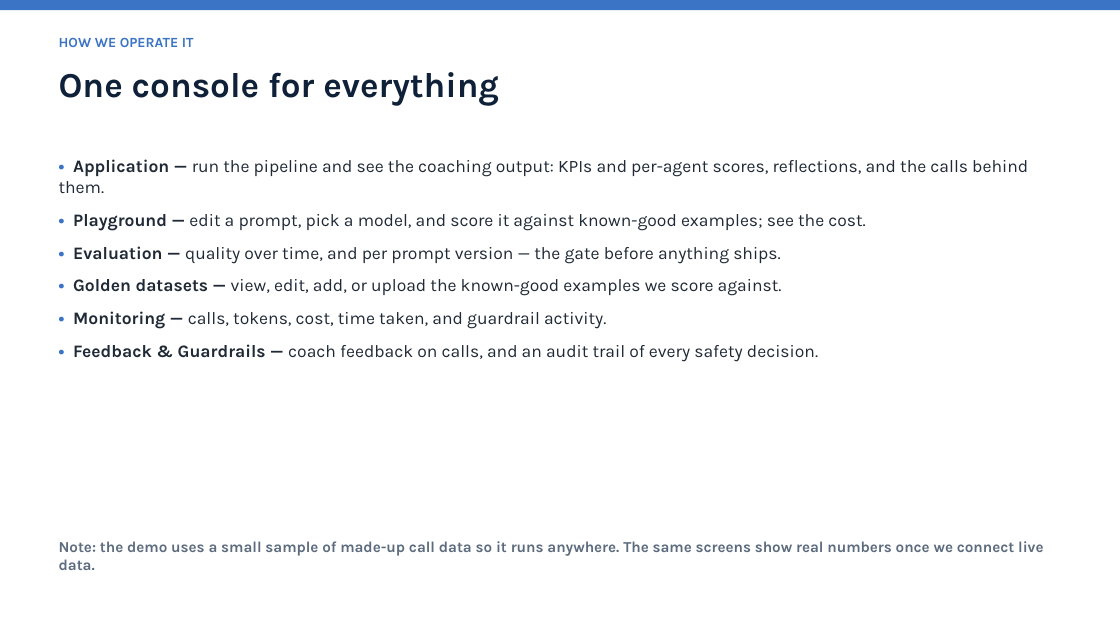
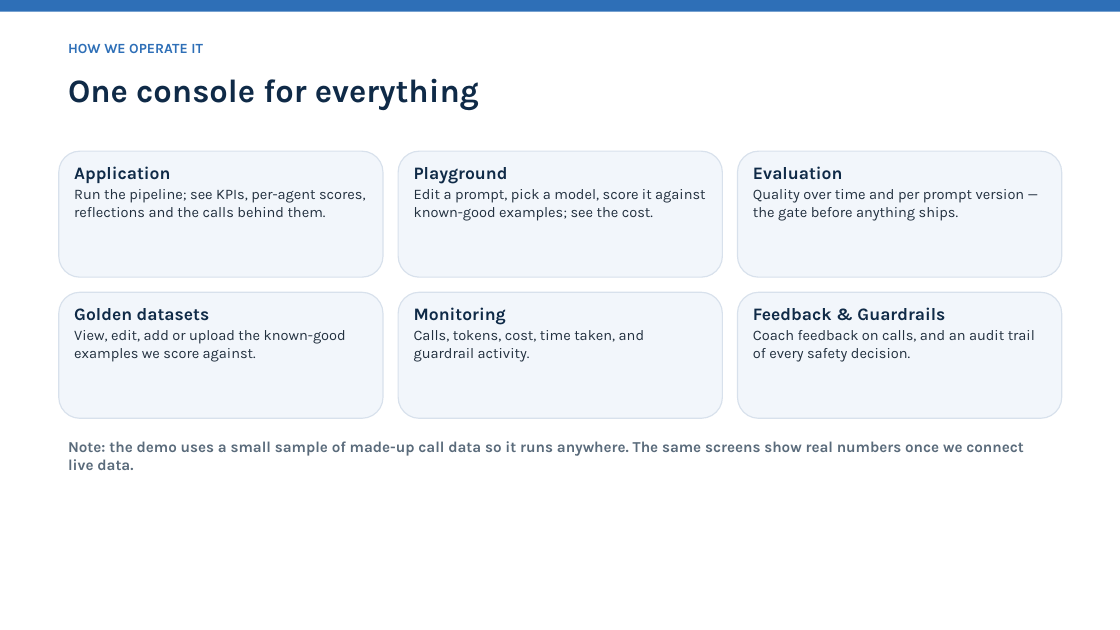
Before and after one commit to shyamanugu/LLMOps, a slide deck: slide 9 of usecases/ai_pipeline 2/deck/AI_Pipeline_LLMOps.pptx (slide 7 before the commit). Drawn at 1120x630 pixels with LibreOffice and Linux fonts; fonts in the diff are those of the drawing. Boxes give left, top, right and bottom in pixels: in the first picture for what was removed or moved away, otherwise in the second. Text is boxed around its words. In the diff, an @@ line names an element or a change of style, - is before the commit and + after.

```diff
--- a/usecases/ai_pipeline 2/deck/AI_Pipeline_LLMOps.pptx
+++ b/usecases/ai_pipeline 2/deck/AI_Pipeline_LLMOps.pptx
@@ rectangle at [0, 0, 1120, 12]: fill #3B74C4 to #2E6FB7 @@
@@ text "HOW WE OPERATE IT": place and size @@
-text "HOW WE OPERATE IT" at [59, 37, 194, 47]
+text "HOW WE OPERATE IT" at [68, 43, 203, 53]
@@ text "HOW WE OPERATE IT" at [68, 43, 203, 53]: text colour #3B74C4 to #2E6FB7 @@
@@ text "One console for everything": place and size @@
-text "One console for everything" at [59, 72, 499, 106]
+text "One console for everything" at [68, 78, 479, 110]
@@ text "One console for everything" at [68, 78, 479, 110]: size 30 to 28 pt, text colour #0F2138 to #0F2A47 @@
@@ text removed at [59, 159, 1028, 362] @@
-• Application — run the pipeline and see the coaching output: KPIs and per-agent scores, reflections, and the calls behind them.
-• Playground — edit a prompt, pick a model, and score it against known-good examples; see the cost.
-• Evaluation — quality over time, and per prompt version — the gate before anything ships.
-• Golden datasets — view, edit, add, or upload the known-good examples we score against.
-• Monitoring — calls, tokens, cost, time taken, and guardrail activity.
-• Feedback & Guardrails — coach feedback on calls, and an audit trail of every safety decision.
@@ rounded rectangle added at [59, 151, 383, 277], fill #F2F6FB, outline #D8E1EC 1 pt, 12.5 pt, text #22303F @@
+Application
+Run the pipeline; see KPIs, per-agent scores, reflections and the calls behind them.
@@ rounded rectangle added at [398, 151, 723, 277], fill #F2F6FB, outline #D8E1EC 1 pt, 12.5 pt, text #22303F @@
+Playground
+Edit a prompt, pick a model, score it against known-good examples; see the cost.
@@ rounded rectangle added at [738, 151, 1062, 277], fill #F2F6FB, outline #D8E1EC 1 pt, 12.5 pt, text #22303F @@
+Evaluation
+Quality over time and per prompt version — the gate before anything ships.
@@ rounded rectangle added at [59, 292, 383, 418], fill #F2F6FB, outline #D8E1EC 1 pt, 12.5 pt, text #22303F @@
+Golden datasets
+View, edit, add or upload the known-good examples we score against.
@@ rounded rectangle added at [398, 292, 723, 418], fill #F2F6FB, outline #D8E1EC 1 pt, 12.5 pt, text #22303F @@
+Monitoring
+Calls, tokens, cost, time taken, and guardrail activity.
@@ rounded rectangle added at [738, 292, 1062, 418], fill #F2F6FB, outline #D8E1EC 1 pt, 12.5 pt, text #22303F @@
+Feedback & Guardrails
+Coach feedback on calls, and an audit trail of every safety decision.
@@ text "Note: the demo uses a ...": place and size @@
-text "Note: the demo uses a ..." at [59, 541, 1043, 570]
+text "Note: the demo uses a ..." at [68, 441, 1023, 470]
@@ text "Note: the demo uses a ..." at [68, 441, 1023, 470]: text colour #5C6B7D to #5A6B7B @@
```
Also in this commit, not shown: 8 other slides changed, 3 slides added, 1 slide removed, 1 other file.
